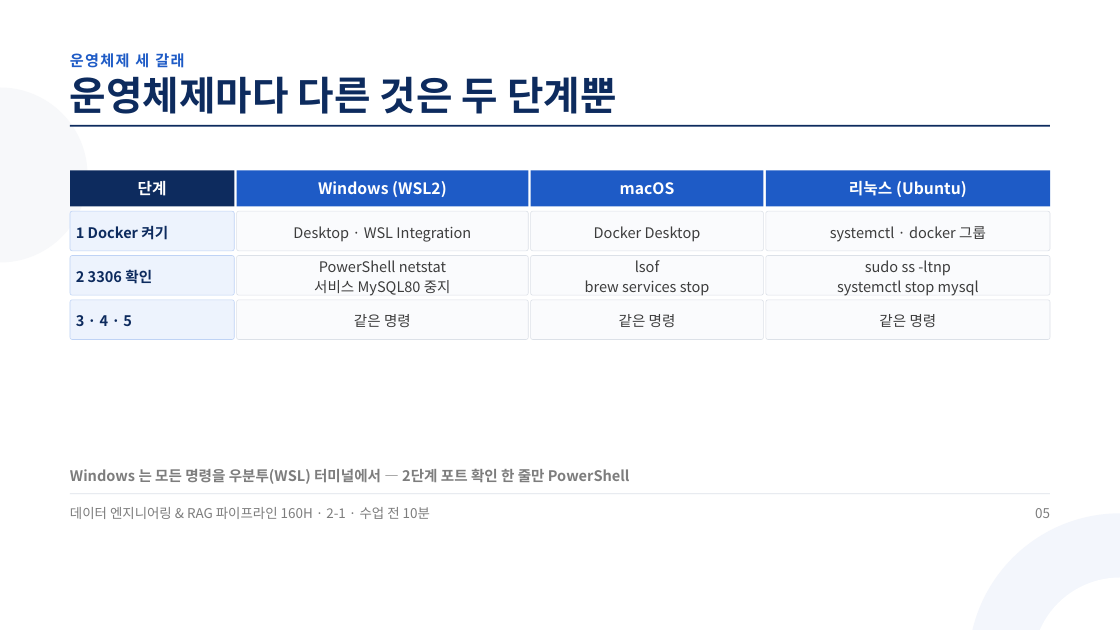
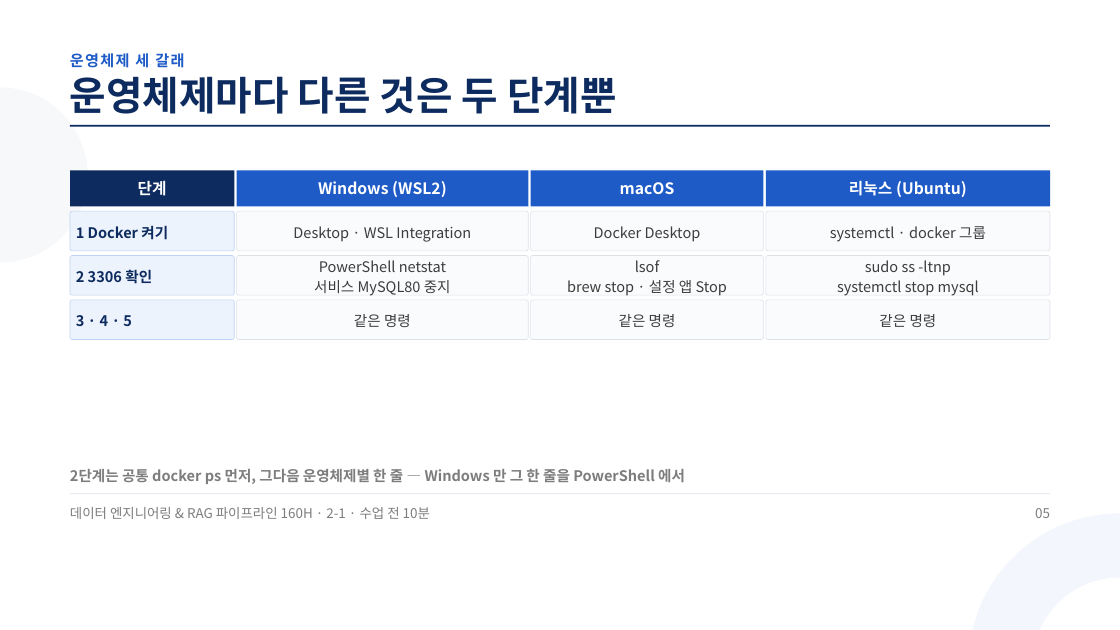
Before and after one commit to aebonlee/materials, a slide deck: slide 5 of data-eng/decks/w2d1s0.pptx. Drawn at 1120x630 pixels with LibreOffice and Linux fonts; fonts in the diff are those of the drawing. Boxes give left, top, right and bottom in pixels: in the first picture for what was removed or moved away, otherwise in the second. Text is boxed around its words. In the diff, an @@ line names an element or a change of style, - is before the commit and + after.

```diff
--- a/data-eng/decks/w2d1s0.pptx
+++ b/data-eng/decks/w2d1s0.pptx
@@ text at bbox=[567, 280, 727, 296]: text changed @@
-brew services stop
+brew stop · 설정 앱 Stop
@@ text at bbox=[70, 469, 685, 484]: text changed @@
-Windows 는 모든 명령을 우분투(WSL) 터미널에서 — 2단계 포트 확인 한 줄만 PowerShell
+2단계는 공통 docker ps 먼저, 그다음 운영체제별 한 줄 — Windows 만 그 한 줄을 PowerShell 에서
```
Also in this commit, not shown: 3 other slides changed, 9 other files.
